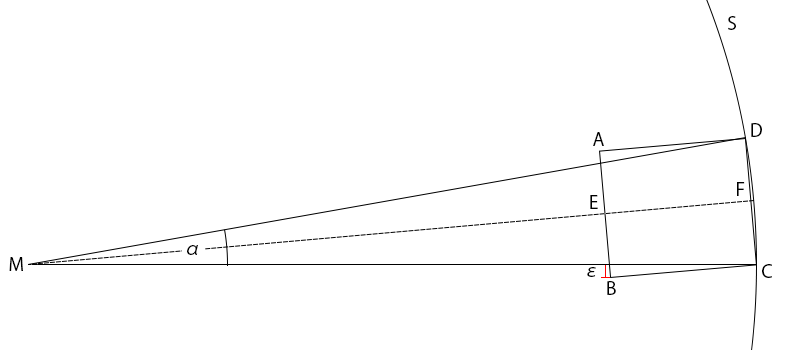
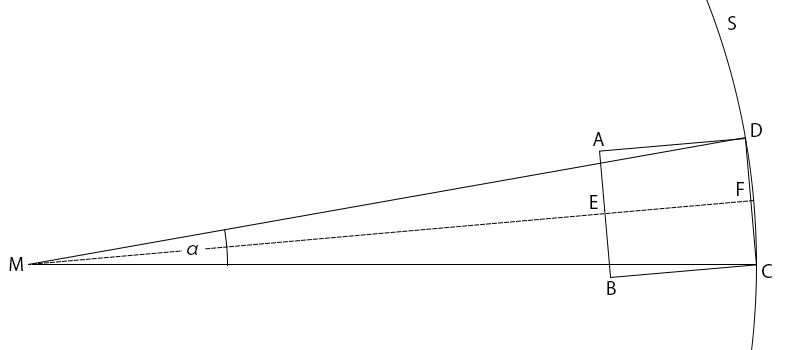
Layered file, before and after one edit (800 × 350). Changes by layer:
hid "ε", painted on it over 587, 267, 596, 277
